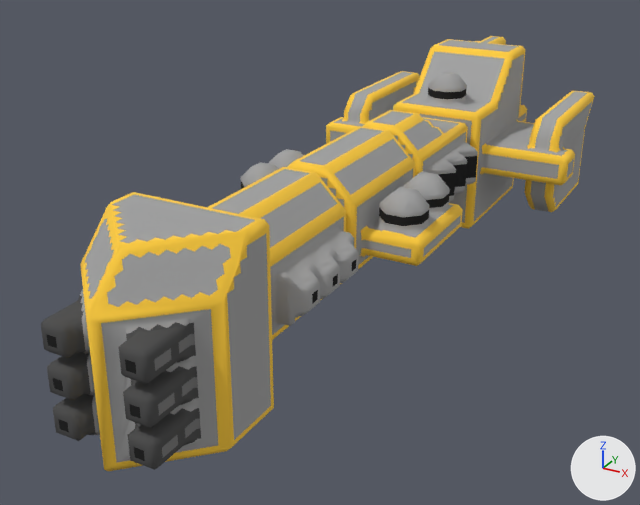
An edit to the OBJ model src/jsMain/resources/meshes/mechyrdia-5-earth-class.obj, drawn before and after from the same camera.
Both versions are drawn from a camera (50 mm lens) standing at (44.5, -91.9, 48.3) and looking at (-3.3, -5.1, 4.9). Every picture has the same lights, and +X, +Y and +Z are marked at lower right. Where no turn or scale is listed for an object, it has been applied to the vertices.

The older version as bpy lines, for what is in view:
```python
me_mechyrdia_5_earth_class = bpy.data.meshes.new('mechyrdia-5-earth-class')
me_mechyrdia_5_earth_class.from_pydata(...)  # 2920 vertices, 5397 faces; spans x -18.5..18.5, y -48.0..48.0, z 0.0..23.0
me_mechyrdia_5_earth_class.materials.append(mat_mechyrdia_5_earth_class)
ob_mechyrdia_5_earth_class = bpy.data.objects.new('mechyrdia-5-earth-class', me_mechyrdia_5_earth_class)
ob_mechyrdia_5_earth_class.location = (0.0, 0.0, 0.0)
```
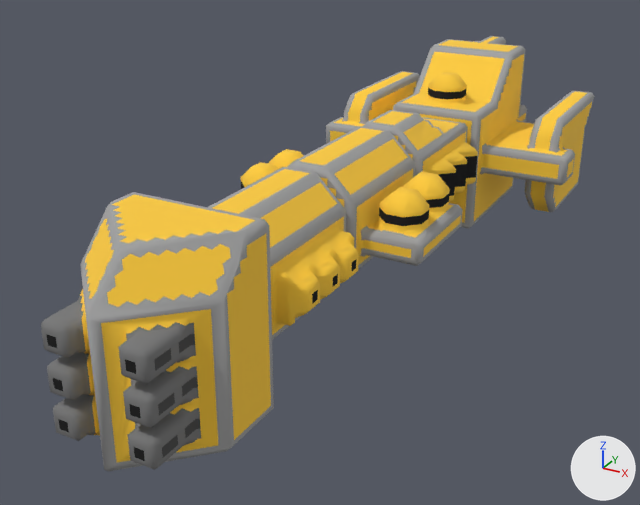
Pixel boxes [x1, y1, x2, y2] of what changed, in the pictures (640 x 505 px; the box of a moved part takes in the faces that stretch with it):
part 1 of me_mechyrdia_5_earth_class, moved or reshaped
    before: [107, 205, 193, 446]
    after: [80, 244, 231, 471]
part 2 of me_mechyrdia_5_earth_class, moved or reshaped
    both: [241, 155, 444, 217]
part 3 of me_mechyrdia_5_earth_class, moved or reshaped
    before: [425, 61, 532, 209]
    after: [425, 98, 432, 101]
part 4 of me_mechyrdia_5_earth_class, surface changed
    both: [41, 36, 595, 470]

Diff of the bpy script that builds the scene:
```diff
--- a/src/jsMain/resources/meshes/mechyrdia-5-earth-class.obj.py
+++ b/src/jsMain/resources/meshes/mechyrdia-5-earth-class.obj.py
@@ me_mechyrdia_5_earth_class @@
 # used by ob_mechyrdia_5_earth_class; location = (0.0, 0.0, 0.0)
-me_mechyrdia_5_earth_class.from_pydata(...)  # 2920 vertices, 5397 faces; spans x -18.5..18.5, y -48.0..48.0, z 0.0..23.0
+me_mechyrdia_5_earth_class.from_pydata(...)  # 2917 vertices, 5400 faces; spans x -18.5..18.5, y -48.0..48.0, z 0.0..23.0
+# me_mechyrdia_5_earth_class part 1: 2 vertices moved from x -3.7..3.5, y -44.5, z 11.5..11.7 to x -4.0..4.5, y -44.3..-43.5, z 11.5..11.7; 10 vertices removed from x -6.0..4.7, y -45.3..-37.5, z 3.5..21.0; 8 vertices added at x -5.0..6.7, y -46.5..-38.3, z 2.0..19.5
+# me_mechyrdia_5_earth_class part 2: 4 vertices moved from x -10.0..11.0, y -10.0..-4.0, z 12.5..15.5 to x -10.0..10.5, y -10.5..-4.0, z 12.5..15.5; 5 vertices removed from x -11.0..10.0, y -7.0..-4.5, z 12.0..15.5; 3 vertices added at x -7.0..10.5, y -10.0..-0.5, z 12.5..14.5
+# me_mechyrdia_5_earth_class part 3: 5 vertices removed from x -7.5..13.0, y 13.5..31.5, z 4.0..20.5; 7 vertices added at x -7.0..7.5, y 13.5..44.5, z 9.5..21.0
+# me_mechyrdia_5_earth_class part 4: 4635 kept faces spanning x -18.5..18.5, y -48.0..48.0, z 0.0..23.0 get new texture (UV) coordinates
 me_mechyrdia_5_earth_class.materials.append(mat_mechyrdia_5_earth_class)
```
